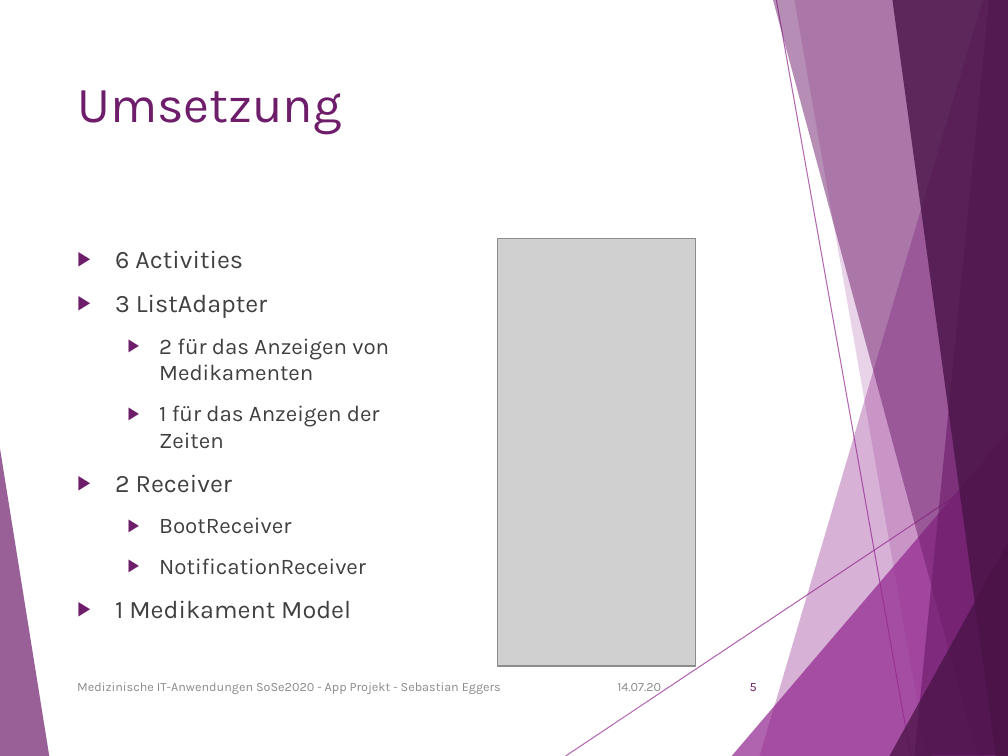
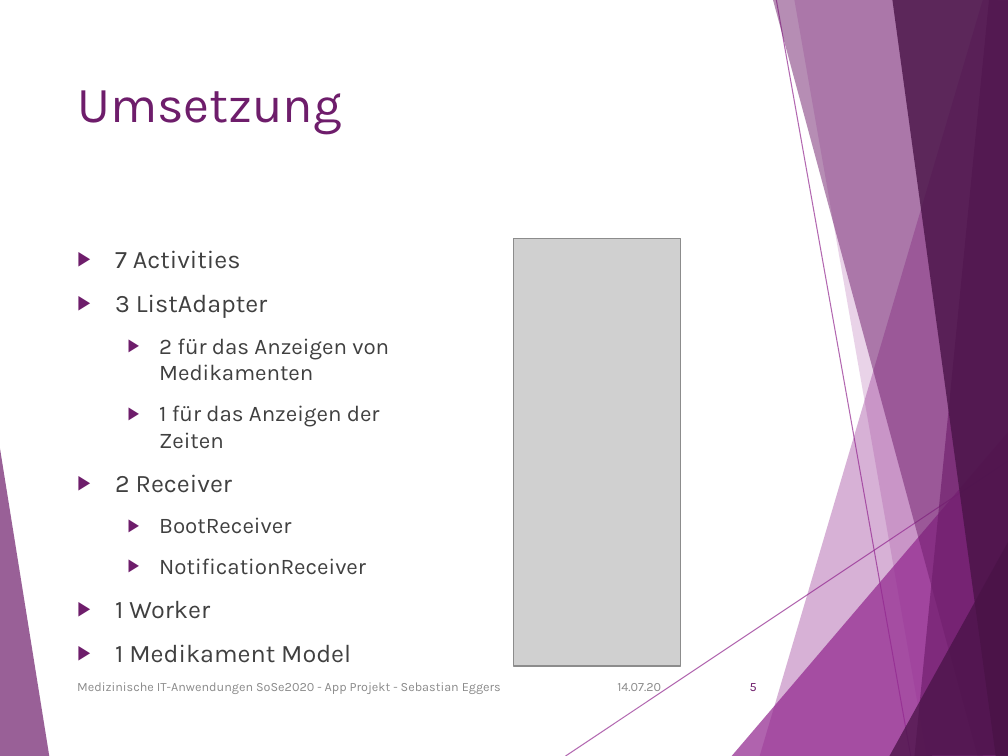
Before and after one commit to S-Eggers/MediAppSoSe2020, a slide deck: slide 6 of Medizinische IT-Anwendungen App Präsentation.pptx. Drawn at 1008x756 pixels with LibreOffice and Linux fonts; fonts in the diff are those of the drawing; grey boxes stand for pictures. Boxes give left, top, right and bottom in pixels: in the first picture for what was removed or moved away, otherwise in the second. Text is boxed around its words. In the diff, an @@ line names an element or a change of style, - is before the commit and + after.

```diff
--- a/Medizinische IT-Anwendungen App Präsentation.pptx
+++ b/Medizinische IT-Anwendungen App Präsentation.pptx
@@ picture: place and size @@
-picture at [498, 238, 697, 665]
+picture at [513, 238, 680, 665]
@@ text at [115, 250, 241, 269]: text changed @@
-▶ 6 Activities
+▶ 7 Activities
@@ text at [115, 601, 210, 619]: paragraph added @@
+▶ 1 Worker
```
Also in this commit, not shown: 4 other slides changed, 1 other file.
